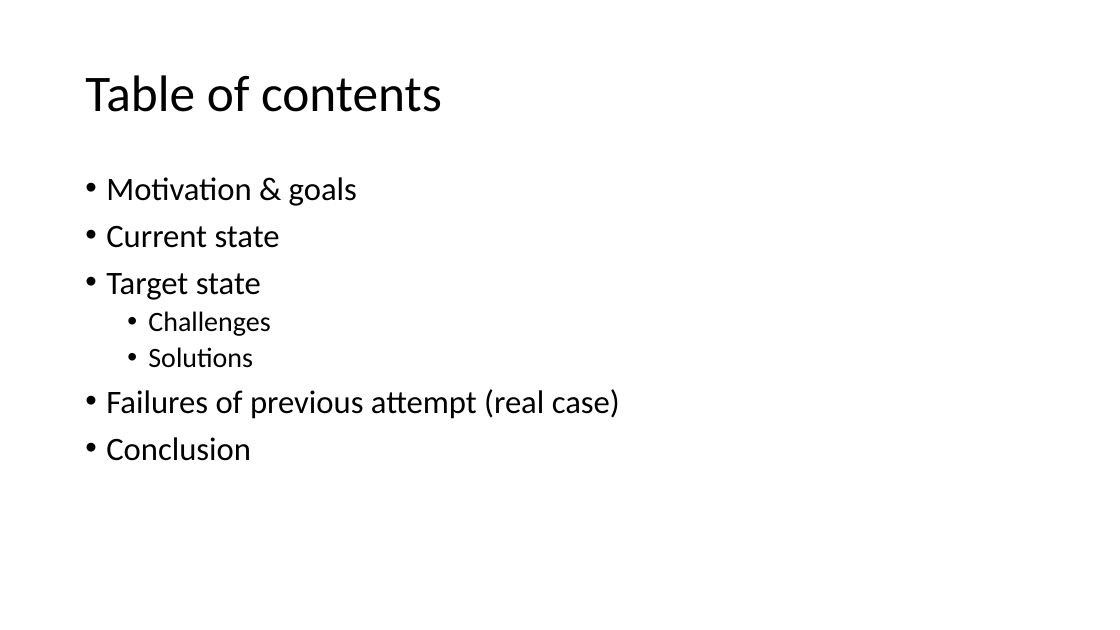
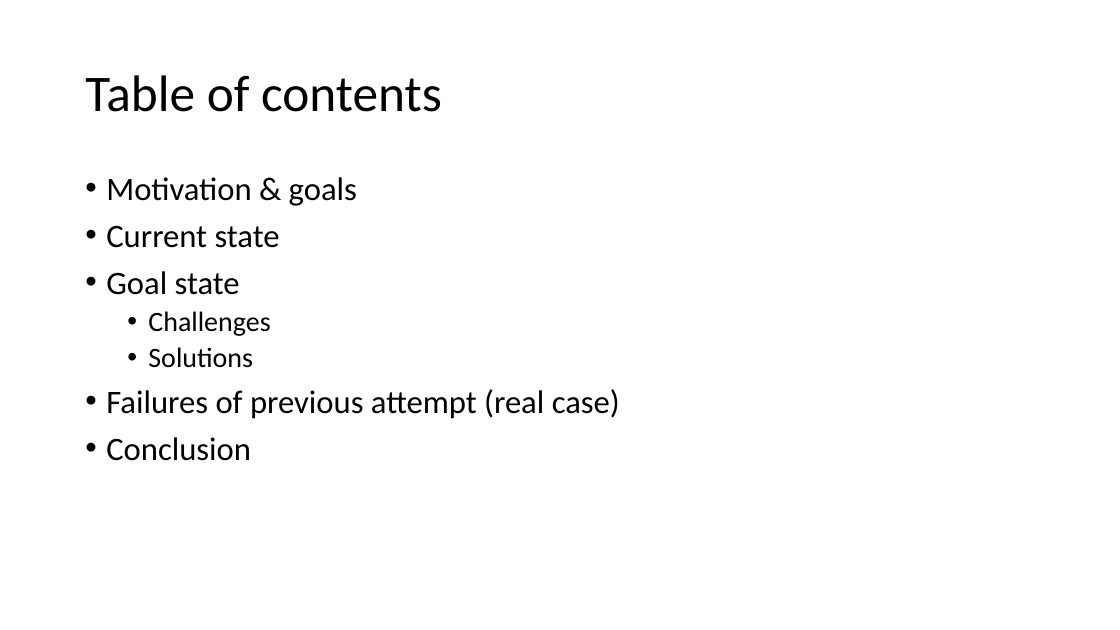
Before and after one commit to AndreasNeuhierl/InnoMgmt, a slide deck: slide 2 of desandere.pptx. Drawn at 1120x630 pixels with LibreOffice and Linux fonts; fonts in the diff are those of the drawing. Boxes give left, top, right and bottom in pixels: in the first picture for what was removed or moved away, otherwise in the second. Text is boxed around its words. In the diff, an @@ line names an element or a change of style, - is before the commit and + after.

Commit message:
Fixed typos

```diff
--- a/desandere.pptx
+++ b/desandere.pptx
@@ text at bbox=[106, 271, 240, 295]: text changed @@
-• Target state
+• Goal state
```
Also in this commit, not shown: 8 other slides changed.
